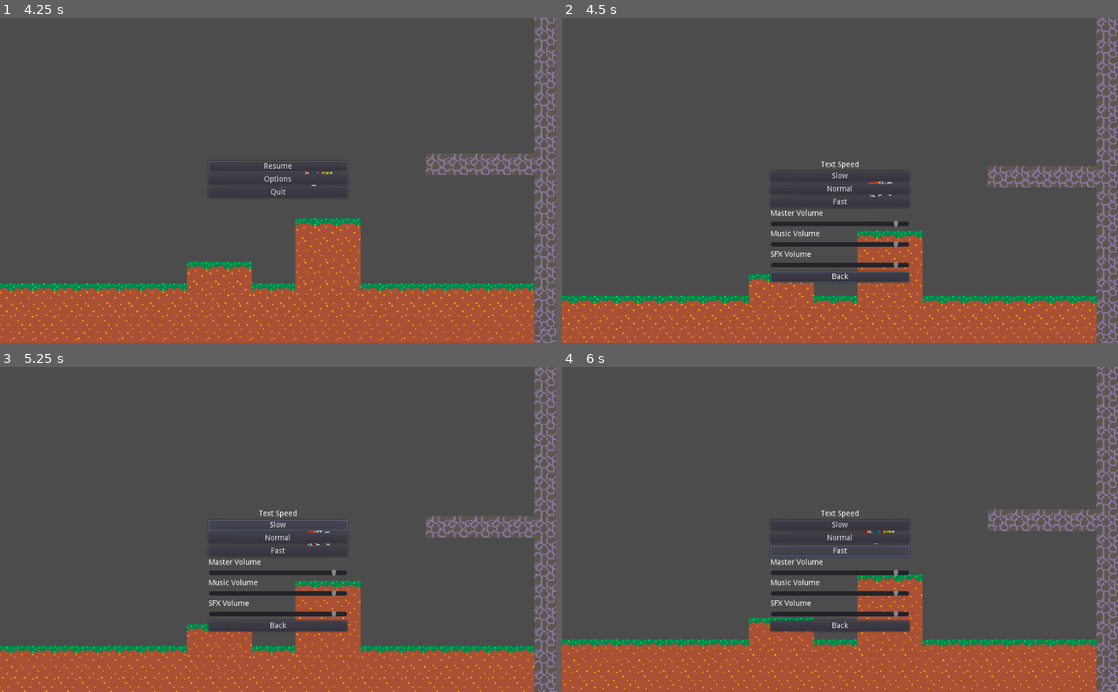
Above: before the commit, frames 1-4 (two rows, left to right).
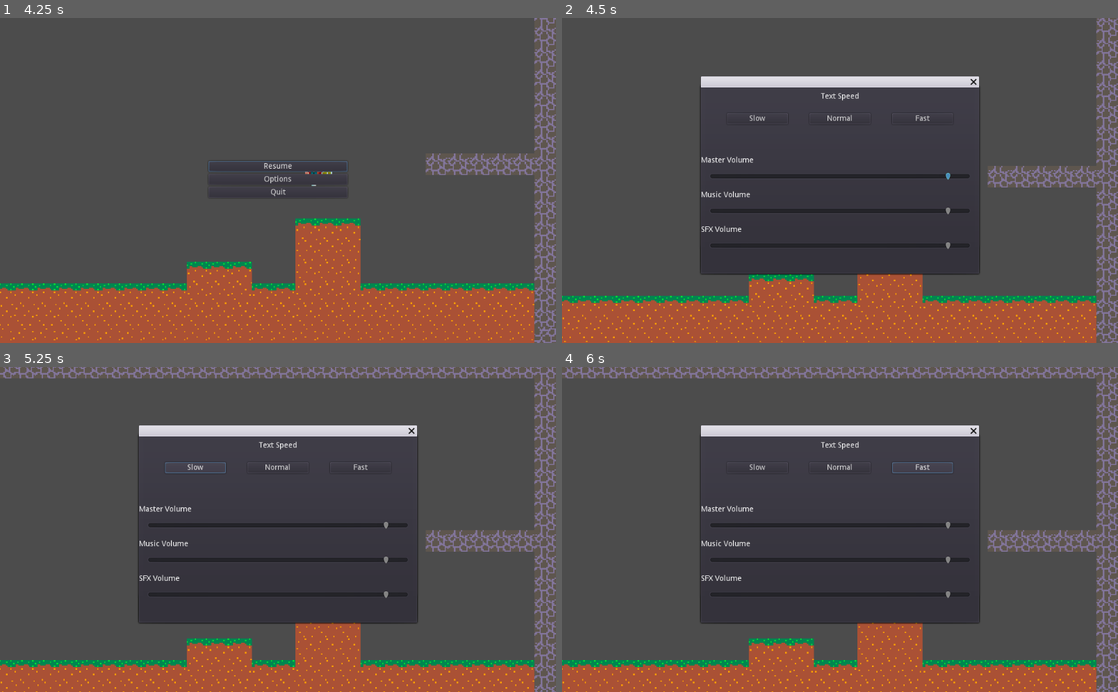
Above: after the commit, the same moments.

Repository: Jollista/Godot-Platformer
Game: Godot game, scene res://PlatformerSceneTest.tscn
Same seed, same stepped clock (60 frames per second), same inputs: the game is played once before the commit and once after it. This scene is started directly instead of the project's main scene. The engine's default icon, where the game draws it, is replaced by a stand-in: a white triangle on a blue panel in a dark square.
Inputs (mouse positions are in pixels of both pictures, inside the frame that each line leads up to):
- Up to frame 1 (4.25 s): tap Enter (ui_accept) at 0.5, 2.75 s; move the mouse to (400, 164) at 0.52 s; hold D (right) 0.53-2.03 s; tap E (interact) at 0.6, 2.85 s; click (400, 164) at 0.67 s; tap Space (jump) at 0.77, 1.52, 3.02, 3.77 s; move the mouse to (166, 196) at 1.27 s; tap S (roll) at 1.35 s; move the mouse to (333, 109) at 2.02 s; hold A (left) 2.03-2.78 s; hold Ctrl (sneak) 2.03-2.78 s; move the mouse to (250, 245) at 2.77 s; hold D (right) from 2.78 s (still down); click (250, 245) at 2.92 s; move the mouse to (444, 229) at 3.52 s; hold S (roll) from 3.53 s (still down); tap Escape (pause) at 4.15 s
- Up to frame 2 (4.5 s): release D (right) at 4.25 s; release S (roll) at 4.25 s; click "Options" at 4.25 s
- Up to frame 3 (5.25 s): click "Slow" at 5 s
- Up to frame 4 (6 s): click "Fast" at 5.75 s

Frame 1 is identical in both runs. In frame 2, 11% of the frame differs, in the area x 24-76%, y 17-82%; in frame 3, 21%; in frame 4, 22%, in the area x 0-100%, y 0-100%.

Commit message:
made options menu modular, removed redundant options menu

Diff:
--- /dev/null
+++ b/OptionsMenuPopup.tscn
@@ -0,0 +1,93 @@
+[gd_scene load_steps=2 format=2]
+
+[ext_resource path="res://Scripts/OptionsMenuPopup.gd" type="Script" id=1]
+
+[node name="OptionsMenuPopup" type="WindowDialog"]
+margin_left = 256.0
+margin_top = 128.0
+margin_right = 768.0
+margin_bottom = 472.0
+popup_exclusive = true
+script = ExtResource( 1 )
+
+[node name="TextSpeedLabel" type="Label" parent="."]
+anchor_left = 0.5
+anchor_right = 0.5
+margin_left = -35.0
+margin_top = 10.0
+margin_right = 35.0
+margin_bottom = 24.0
+text = "Text Speed"
+
+[node name="SlowTextButton" type="Button" parent="TextSpeedLabel"]
+anchor_left = 0.5
+anchor_right = 0.5
+margin_left = -208.0
+margin_top = 38.0
+margin_right = -96.0
+margin_bottom = 58.0
+text = "Slow"
+
+[node name="NormTextButton" type="Button" parent="TextSpeedLabel"]
+margin_left = -21.0
+margin_top = 38.0
+margin_right = 91.0
+margin_bottom = 58.0
+text = "Normal"
+
+[node name="FastTextButton" type="Button" parent="TextSpeedLabel"]
+margin_left = 131.0
+margin_top = 38.0
+margin_right = 243.0
+margin_bottom = 58.0
+text = "Fast"
+
+[node name="MasterVolumeLabel" type="Label" parent="."]
+margin_top = 128.0
+margin_right = 97.0
+margin_bottom = 142.0
+rect_pivot_offset = Vector2( -176, -24 )
+text = "Master Volume"
+
+[node name="MasterVolumeSlider" type="HSlider" parent="MasterVolumeLabel"]
+margin_left = 16.0
+margin_top = 24.0
+margin_right = 496.0
+margin_bottom = 48.0
+max_value = 86.0
+value = 80.0
+
+[node name="MusicVolumeLabel" type="Label" parent="."]
+margin_top = 192.0
+margin_right = 97.0
+margin_bottom = 206.0
+text = "Music Volume"
+
+[node name="MusicVolumeSlider" type="HSlider" parent="MusicVolumeLabel"]
+margin_left = 16.0
+margin_top = 24.0
+margin_right = 496.0
+margin_bottom = 48.0
+max_value = 86.0
+value = 80.0
+
+[node name="SFXVolumeLabel" type="Label" parent="."]
+margin_top = 256.0
+margin_right = 97.0
+margin_bottom = 270.0
+text = "SFX Volume"
+
+[node name="SFXVolumeSlider" type="HSlider" parent="SFXVolumeLabel"]
+margin_left = 16.0
+margin_top = 24.0
+margin_right = 496.0
+margin_bottom = 48.0
+max_value = 86.0
+value = 80.0
+
+[connection signal="pressed" from="TextSpeedLabel/SlowTextButton" to="." method="_on_SlowTextButton_pressed"]
+[connection signal="pressed" from="TextSpeedLabel/NormTextButton" to="." method="_on_NormTextButton_pressed"]
+[connection signal="pressed" from="TextSpeedLabel/FastTextButton" to="." method="_on_FastTextButton_pressed"]
+[connection signal="value_changed" from="MasterVolumeLabel/MasterVolumeSlider" to="." method="_on_MasterVolumeSlider_value_changed"]
+[connection signal="value_changed" from="MusicVolumeLabel/MusicVolumeSlider" to="." method="_on_MusicVolumeSlider_value_changed"]
+[connection signal="value_changed" from="SFXVolumeLabel/SFXVolumeSlider" to="." method="_on_SFXVolumeSlider_value_changed"]
--- a/PauseMenu.tscn
+++ b/PauseMenu.tscn
@@ -1,9 +1,20 @@
-[gd_scene load_steps=2 format=2]
+[gd_scene load_steps=3 format=2]
 
 [ext_resource path="res://Scripts/PauseMenu.gd" type="Script" id=1]
+[ext_resource path="res://OptionsMenuPopup.tscn" type="PackedScene" id=2]
 
 [node name="MenuCanvas" type="CanvasLayer"]
 script = ExtResource( 1 )
+
+[node name="OptionsMenuPopup" parent="." instance=ExtResource( 2 )]
+anchor_left = 0.5
+anchor_top = 0.5
+anchor_right = 0.5
+anchor_bottom = 0.5
+margin_left = -256.0
+margin_top = -172.0
+margin_right = 256.0
+margin_bottom = 172.0
 
 [node name="VBoxContainer" type="VBoxContainer" parent="."]
 anchor_left = 0.5
@@ -35,96 +46,6 @@
 disabled = true
 text = "Quit"
 
-[node name="TextSpeedLabel" type="Label" parent="VBoxContainer"]
-visible = false
-margin_top = 72.0
-margin_right = 256.0
-margin_bottom = 86.0
-text = "Text Speed"
-align = 1
-
-[node name="SlowTextButton" type="Button" parent="VBoxContainer"]
-visible = false
-margin_top = 72.0
-margin_right = 256.0
-margin_bottom = 92.0
-rect_pivot_offset = Vector2( -840, -130 )
-text = "Slow"
-
-[node name="MedTextButton" type="Button" parent="VBoxContainer"]
-visible = false
-margin_top = 72.0
-margin_right = 256.0
-margin_bottom = 92.0
-text = "Normal"
-
-[node name="FastTextButton" type="Button" parent="VBoxContainer"]
-visible = false
-margin_top = 72.0
-margin_right = 256.0
-margin_bottom = 92.0
-text = "Fast"
-
-[node name="MasterVolumeLabel" type="Label" parent="VBoxContainer"]
-visible = false
-margin_top = 72.0
-margin_right = 256.0
-margin_bottom = 86.0
-text = "Master Volume"
-
-[node name="MasterVolumeSlider" type="HSlider" parent="VBoxContainer"]
-visible = false
-margin_top = 72.0
-margin_right = 256.0
-margin_bottom = 88.0
-max_value = 86.0
-value = 80.0
-
-[node name="MusicVolumeLabel" type="Label" parent="VBoxContainer"]
-visible = false
-margin_top = 72.0
-margin_right = 256.0
-margin_bottom = 86.0
-text = "Music Volume"
-
-[node name="MusicVolumeSlider" type="HSlider" parent="VBoxContainer"]
-visible = false
-margin_top = 72.0
-margin_right = 256.0
-margin_bottom = 88.0
-max_value = 86.0
-value = 80.0
-
-[node name="SFXVolumeLabel" type="Label" parent="VBoxContainer"]
-visible = false
-margin_top = 72.0
-margin_right = 256.0
-margin_bottom = 86.0
-text = "SFX Volume"
-
-[node name="SFXVolumeSlider" type="HSlider" parent="VBoxContainer"]
-visible = false
-margin_top = 72.0
-margin_right = 256.0
-margin_bottom = 88.0
-max_value = 86.0
-value = 80.0
-
-[node name="BackButton" type="Button" parent="VBoxContainer"]
-visible = false
-margin_top = 72.0
-margin_right = 256.0
-margin_bottom = 92.0
-disabled = true
-text = "Back"
-
 [connection signal="pressed" from="VBoxContainer/ResumeButton" to="." method="_on_ResumeButton_pressed"]
 [connection signal="pressed" from="VBoxContainer/OptionsButton" to="." method="_on_OptionsButton_pressed"]
 [connection signal="pressed" from="VBoxContainer/QuitButton" to="." method="_on_QuitButton_pressed"]
-[connection signal="pressed" from="VBoxContainer/SlowTextButton" to="." method="_on_SlowTextButton_pressed"]
-[connection signal="pressed" from="VBoxContainer/MedTextButton" to="." method="_on_MedTextButton_pressed"]
-[connection signal="pressed" from="VBoxContainer/FastTextButton" to="." method="_on_FastTextButton_pressed"]
-[connection signal="value_changed" from="VBoxContainer/MasterVolumeSlider" to="." method="_on_MasterVolumeSlider_value_changed"]
-[connection signal="value_changed" from="VBoxContainer/MusicVolumeSlider" to="." method="_on_MusicVolumeSlider_value_changed"]
-[connection signal="value_changed" from="VBoxContainer/SFXVolumeSlider" to="." method="_on_SFXVolumeSlider_value_changed"]
-[connection signal="pressed" from="VBoxContainer/BackButton" to="." method="_on_BackButton_pressed"]
--- a/Scripts/OptionsMenuPopup.gd
+++ b/Scripts/OptionsMenuPopup.gd
@@ -1,5 +1,4 @@
 # TO DO:
-# - Make options menu actually edit the json by writing to file, ya goof
 # - make OptionsMenuPopup its own scene and have it replace PauseMenu's version
 #	of the options menu. I don't wanna have to edit shit twice.
 
--- a/Scripts/PauseMenu.gd
+++ b/Scripts/PauseMenu.gd
@@ -18,11 +18,6 @@
 	if file.file_exists("res://settings.json"):
 		file.open("res://settings.json", file.READ)
 		settingsJSON = parse_json(file.get_as_text())
-
-	# initialize volume sliders
-	$VBoxContainer/MasterVolumeSlider.value = settingsJSON[0]["MasterVol"]+80
-	$VBoxContainer/MusicVolumeSlider.value = settingsJSON[0]["MusicVol"]+80
-	$VBoxContainer/SFXVolumeSlider.value = settingsJSON[0]["SFXVol"]+80
 
 func _input(event):
 	if Input.is_action_just_pressed("pause"):
@@ -51,79 +46,7 @@
 	$"../Player".unfreeze()
 
 func _on_OptionsButton_pressed():
-	toggleOptionsMenu()
-
-func toggleOptionsMenu():
-	var vis = $VBoxContainer/ResumeButton.visible
-	var disabled = $VBoxContainer/ResumeButton.disabled
-
-	# set default menu buttons invisible/disabled
-	$VBoxContainer/ResumeButton.disabled = !disabled
-	$VBoxContainer/ResumeButton.visible = !vis
-	$VBoxContainer/OptionsButton.disabled = !disabled
-	$VBoxContainer/OptionsButton.visible = !vis
-	$VBoxContainer/QuitButton.disabled = !disabled
-	$VBoxContainer/QuitButton.visible = !vis
-
-	# set options menu stuff visible/enabled
-	# text speeds
-	$VBoxContainer/TextSpeedLabel.visible = vis
-	$VBoxContainer/SlowTextButton.disabled = disabled
-	$VBoxContainer/SlowTextButton.visible = vis
-	$VBoxContainer/MedTextButton.disabled = disabled
-	$VBoxContainer/MedTextButton.visible = vis
-	$VBoxContainer/FastTextButton.disabled = disabled
-	$VBoxContainer/FastTextButton.visible = vis
-
-	# volume
-	$VBoxContainer/MasterVolumeLabel.visible = vis
-	$VBoxContainer/MasterVolumeSlider.visible = vis
-
-	$VBoxContainer/MusicVolumeLabel.visible = vis
-	$VBoxContainer/MusicVolumeSlider.visible = vis
-
-	$VBoxContainer/SFXVolumeLabel.visible = vis
-	$VBoxContainer/SFXVolumeSlider.visible = vis
-
-	$VBoxContainer/BackButton.disabled = disabled
-	$VBoxContainer/BackButton.visible = vis
-
-	# grab focus
-	if vis: # options menu
-		$VBoxContainer/BackButton.grab_focus()
-	else: # default pause menu
-		$VBoxContainer/ResumeButton.grab_focus()
+	$OptionsMenuPopup.popup()
 
 func _on_QuitButton_pressed():
 	get_tree().quit()
-
-func _on_BackButton_pressed():
-	toggleOptionsMenu()
-
-func _on_MasterVolumeSlider_value_changed(value):
-	# change volume and update settings json
-	AudioServer.set_bus_volume_db(AudioServer.get_bus_index("Master"), value-80)
-	settingsJSON[0]["MasterVol"] = value-80
-
-func _on_MusicVolumeSlider_value_changed(value):
-	# change volume and update settings json
-	AudioServer.set_bus_volume_db(AudioServer.get_bus_index("Music"), value-80)
-	settingsJSON[0]["MusicVol"] = value-80
-
-func _on_SFXVolumeSlider_value_changed(value):
-	# change volume and update settings json
-	AudioServer.set_bus_volume_db(AudioServer.get_bus_index("Player SFX"), value-80)
-	settingsJSON[0]["SFXVol"] = value-80
-
-
-func _on_SlowTextButton_pressed():
-	$"../DialogueCanvas".textSpeed = $"../DialogueCanvas".SLOW
-	settingsJSON[0]["TextSpeed"] = SLOW
-
-func _on_MedTextButton_pressed():
-	$"../DialogueCanvas".textSpeed = $"../DialogueCanvas".NORM
-	settingsJSON[0]["TextSpeed"] = NORM
-
-func _on_FastTextButton_pressed():
-	$"../DialogueCanvas".textSpeed = $"../DialogueCanvas".FAST
-	settingsJSON[0]["TextSpeed"] = FAST
--- a/StartMenu.tscn
+++ b/StartMenu.tscn
@@ -2,7 +2,7 @@
 
 [ext_resource path="res://Scripts/StartMenu.gd" type="Script" id=1]
 [ext_resource path="res://Sounds/01 Kevin MacLeod - Impact Prelude.mp3" type="AudioStream" id=2]
-[ext_resource path="res://Scripts/OptionsMenuPopup.gd" type="Script" id=3]
+[ext_resource path="res://OptionsMenuPopup.tscn" type="PackedScene" id=3]
 [ext_resource path="res://Sprites/swordguy.png" type="Texture" id=4]
 
 [node name="Control" type="Control"]
@@ -36,88 +36,8 @@
 margin_bottom = 68.0
 text = "Quit"
 
-[node name="OptionsMenuPopup" type="WindowDialog" parent="."]
-margin_left = 256.0
-margin_top = 128.0
-margin_right = 768.0
-margin_bottom = 472.0
-popup_exclusive = true
-script = ExtResource( 3 )
-
-[node name="TextSpeedLabel" type="Label" parent="OptionsMenuPopup"]
-anchor_left = 0.5
-anchor_right = 0.5
-margin_left = -35.0
-margin_top = 10.0
-margin_right = 35.0
-margin_bottom = 24.0
-text = "Text Speed"
-
-[node name="SlowTextButton" type="Button" parent="OptionsMenuPopup/TextSpeedLabel"]
-anchor_left = 0.5
-anchor_right = 0.5
-margin_left = -208.0
-margin_top = 38.0
-margin_right = -96.0
-margin_bottom = 58.0
-text = "Slow"
-
-[node name="NormTextButton" type="Button" parent="OptionsMenuPopup/TextSpeedLabel"]
-margin_left = -21.0
-margin_top = 38.0
-margin_right = 91.0
-margin_bottom = 58.0
-text = "Normal"
-
-[node name="FastTextButton" type="Button" parent="OptionsMenuPopup/TextSpeedLabel"]
-margin_left = 131.0
-margin_top = 38.0
-margin_right = 243.0
-margin_bottom = 58.0
-text = "Fast"
-
-[node name="MasterVolumeLabel" type="Label" parent="OptionsMenuPopup"]
-margin_top = 128.0
-margin_right = 97.0
-margin_bottom = 142.0
-rect_pivot_offset = Vector2( -176, -24 )
-text = "Master Volume"
-
-[node name="MasterVolumeSlider" type="HSlider" parent="OptionsMenuPopup/MasterVolumeLabel"]
-margin_left = 16.0
-margin_top = 24.0
-margin_right = 496.0
-margin_bottom = 48.0
-max_value = 86.0
-value = 80.0
-
-[node name="MusicVolumeLabel" type="Label" parent="OptionsMenuPopup"]
-margin_top = 192.0
-margin_right = 97.0
-margin_bottom = 206.0
-text = "Music Volume"
-
-[node name="MusicVolumeSlider" type="HSlider" parent="OptionsMenuPopup/MusicVolumeLabel"]
-margin_left = 16.0
-margin_top = 24.0
-margin_right = 496.0
-margin_bottom = 48.0
-max_value = 86.0
-value = 80.0
-
-[node name="SFXVolumeLabel" type="Label" parent="OptionsMenuPopup"]
-margin_top = 256.0
-margin_right = 97.0
-margin_bottom = 270.0
-text = "SFX Volume"
-
-[node name="SFXVolumeSlider" type="HSlider" parent="OptionsMenuPopup/SFXVolumeLabel"]
-margin_left = 16.0
-margin_top = 24.0
-margin_right = 496.0
-margin_bottom = 48.0
-max_value = 86.0
-value = 80.0
+[node name="OptionsMenuPopup" parent="." instance=ExtResource( 3 )]
+visible = false
 
 [node name="MusicPlayer" type="AudioStreamPlayer" parent="."]
 stream = ExtResource( 2 )
@@ -127,9 +47,3 @@
 [connection signal="pressed" from="VBoxContainer/StartButton" to="." method="_on_StartButton_pressed"]
 [connection signal="pressed" from="VBoxContainer/OptionsButton" to="." method="_on_OptionsButton_pressed"]
 [connection signal="pressed" from="VBoxContainer/QuitButton" to="." method="_on_QuitButton_pressed"]
-[connection signal="pressed" from="OptionsMenuPopup/TextSpeedLabel/SlowTextButton" to="OptionsMenuPopup" method="_on_SlowTextButton_pressed"]
-[connection signal="pressed" from="OptionsMenuPopup/TextSpeedLabel/NormTextButton" to="OptionsMenuPopup" method="_on_NormTextButton_pressed"]
-[connection signal="pressed" from="OptionsMenuPopup/TextSpeedLabel/FastTextButton" to="OptionsMenuPopup" method="_on_FastTextButton_pressed"]
-[connection signal="value_changed" from="OptionsMenuPopup/MasterVolumeLabel/MasterVolumeSlider" to="OptionsMenuPopup" method="_on_MasterVolumeSlider_value_changed"]
-[connection signal="value_changed" from="OptionsMenuPopup/MusicVolumeLabel/MusicVolumeSlider" to="OptionsMenuPopup" method="_on_MusicVolumeSlider_value_changed"]
-[connection signal="value_changed" from="OptionsMenuPopup/SFXVolumeLabel/SFXVolumeSlider" to="OptionsMenuPopup" method="_on_SFXVolumeSlider_value_changed"]
--- a/settings.json
+++ b/settings.json
@@ -1,3 +1 @@
-[
-	{"MusicVol":0,"SFXVol":0,"MasterVol":0,"TextSpeed":0.025}
-]
+[{"MasterVol":0,"MusicVol":0,"SFXVol":0,"TextSpeed":0.025}]
